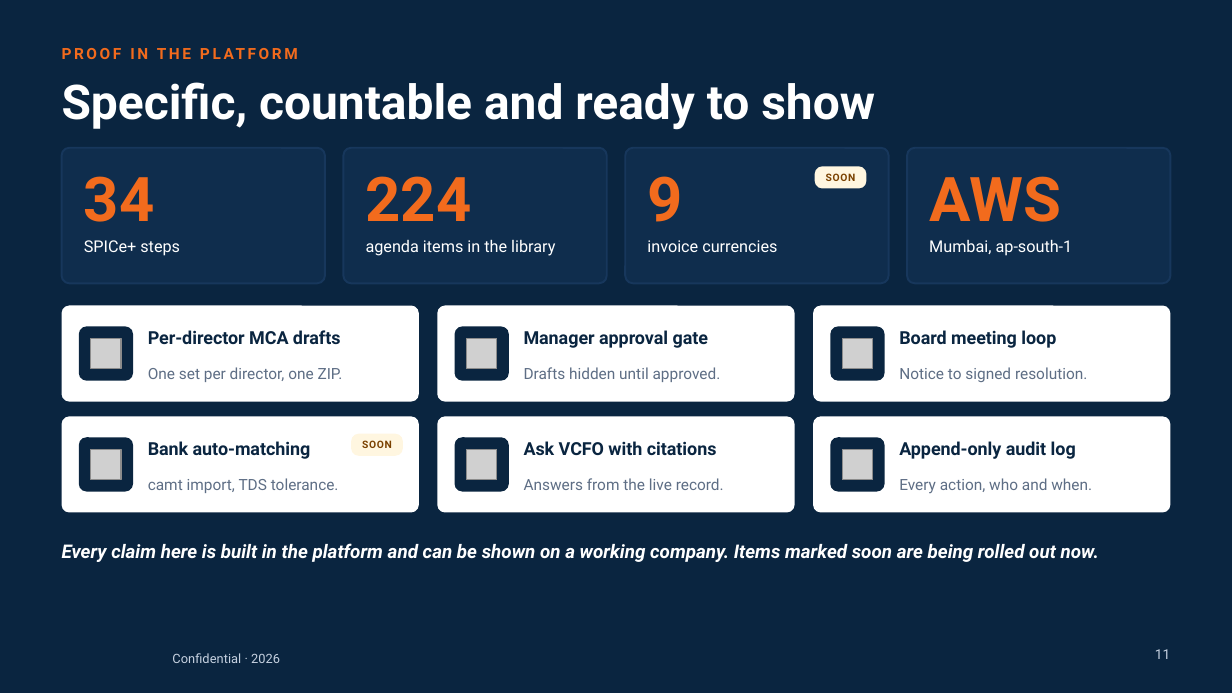
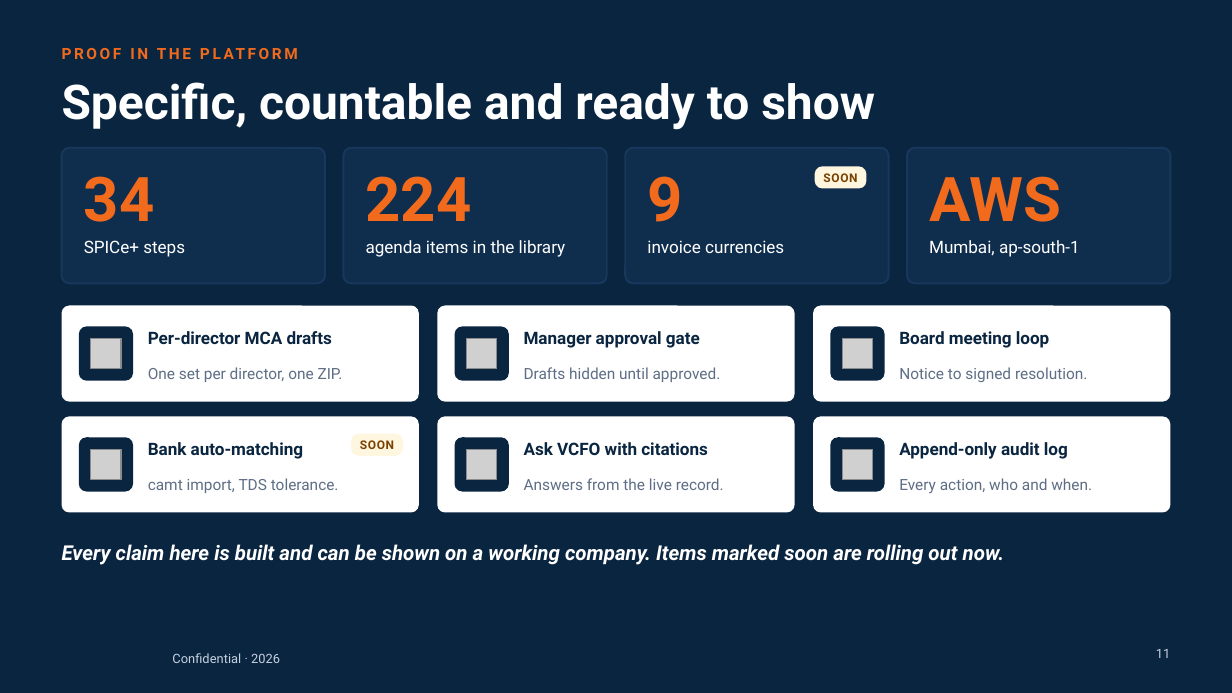
Before and after one commit to abdulfarhath7/vcfo_suite, a slide deck: slide 11 of docs/collateral/vcfo-suite/VCFO_Suite_Corporate_Deck.pptx. Drawn at 1232x693 pixels with LibreOffice and Linux fonts; fonts in the diff are those of the drawing; grey boxes stand for pictures; background and template pictures are left out. Boxes give left, top, right and bottom in pixels: in the first picture for what was removed or moved away, otherwise in the second. Text is boxed around its words. In the diff, an @@ line names an element or a change of style, - is before the commit and + after.

```diff
--- a/docs/collateral/vcfo-suite/VCFO_Suite_Corporate_Deck.pptx
+++ b/docs/collateral/vcfo-suite/VCFO_Suite_Corporate_Deck.pptx
@@ text "SOON" at (823,173,857,182): size 6 to 7 pt @@
@@ size 9.5 to 10 pt in 4 elements at (84,240,185,257), (366,240,566,257), (647,240,784,253), (929,240,1080,257) @@
@@ text "SOON" at (360,440,394,449): size 6 to 7 pt @@
@@ size 10.5 to 10 pt in 6 elements at (148,331,332,344), (524,331,700,348), (899,331,1049,348), (148,442,303,459), (524,442,708,455), (899,442,1068,459) @@
@@ text at (62,544,1005,565): text changed; size 11 to 12 pt @@
-Every claim here is built in the platform and can be shown on a working company. Items marked soon are being rolled out now.
+Every claim here is built and can be shown on a working company. Items marked soon are rolling out now.
@@ page number at (1156,649,1170,658): size 8 to 7.5 pt @@
```
Also in this commit, not shown: 13 other slides changed, 10 other files.
